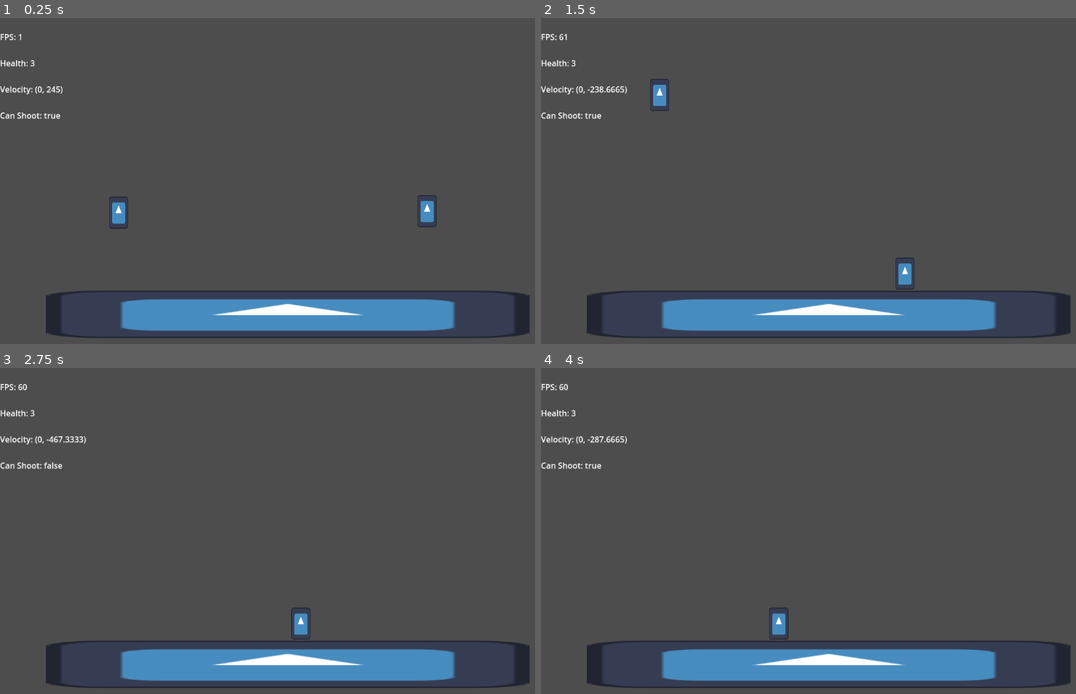
Above: before the commit, frames 1-4 (two rows, left to right).
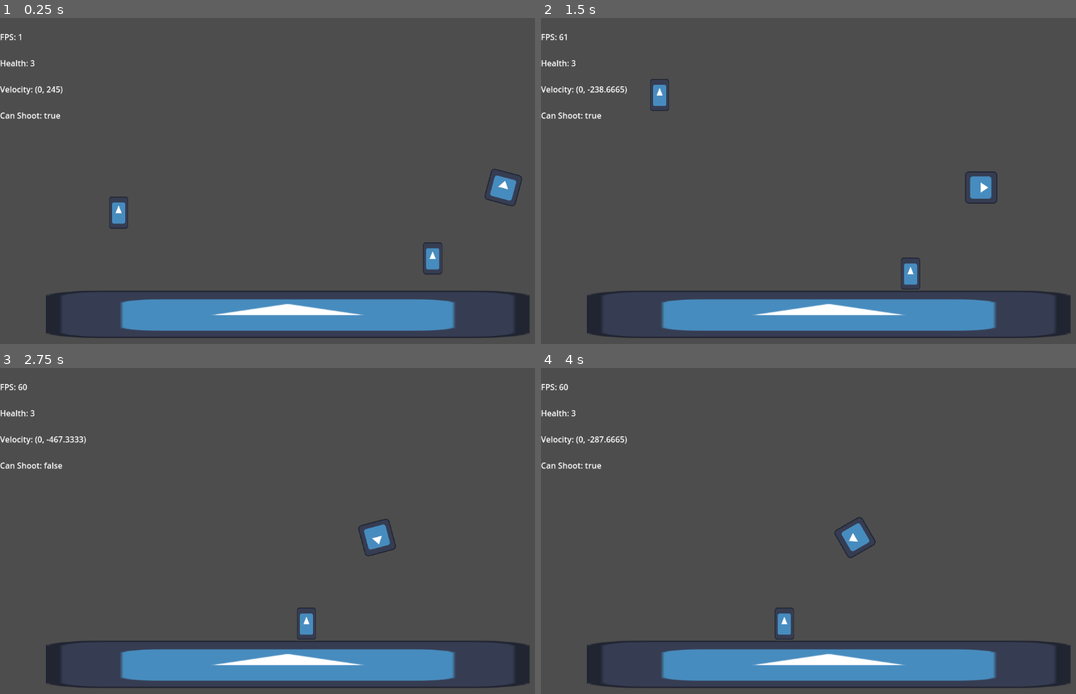
Above: after the commit, the same moments.

Repository: elcosas/Jetpack-Joyride
Game: Godot game, scene res://scenes/level.tscn
Two runs of this game, one before a commit and one after it. Both use one fixed random seed, a clock stepped at 60 frames per second and the inputs below. The project has no main scene, so this scene is started directly. The engine's default icon, where the game draws it, is replaced by a stand-in: a white triangle on a blue panel in a dark square.
Inputs:
- Up to frame 1 (0.25 s): no input
- Up to frame 2 (1.5 s): hold W (hover) 0.53-1.28 s; tap W (hover) at 1.35 s
- Up to frame 3 (2.75 s): hold W (hover) from 2.03 s (still down)
- Up to frame 4 (4 s): release W (hover) at 2.78 s; tap W (hover) at 2.85 s; hold W (hover) from 3.53 s (still down)

The runs differ from the first frame. In frame 1, 0.8% of the frame differs, in the area x 78-98%, y 46-79%; in frame 2, 0.6%; in frame 3, 0.6%; in frame 4, 0.6%.

Commit message:
added flying obstacle + refactoring
added flying obstacle unit, refactored obstacle into it's own seperate component to avoid having obstacle collisions rely on the actor's physics body, seperated physics objects into layers, started work on factory object

Diff:
--- a/src/project.godot
+++ b/src/project.godot
@@ -28,3 +28,9 @@
 "events": [Object(InputEventKey,"resource_local_to_scene":false,"resource_name":"","device":-1,"window_id":0,"alt_pressed":false,"shift_pressed":false,"ctrl_pressed":false,"meta_pressed":false,"pressed":false,"keycode":0,"physical_keycode":80,"key_label":0,"unicode":112,"echo":false,"script":null)
 ]
 }
+
+[layer_names]
+
+2d_physics/layer_1="Ground"
+2d_physics/layer_2="Actor"
+2d_physics/layer_3="Obstacle"
--- /dev/null
+++ b/src/scenes/flying_unit.tscn
@@ -0,0 +1,30 @@
+[gd_scene load_steps=5 format=3 uid="uid://c8u0f7u7kvm2q"]
+
+[ext_resource type="Script" path="res://scripts/actor.gd" id="1_1ooga"]
+[ext_resource type="Texture2D" uid="uid://dm5a8vuj077t4" path="res://icon.svg" id="1_4jkql"]
+[ext_resource type="Script" path="res://scripts/obstacle_component.gd" id="3_jkn1n"]
+
+[sub_resource type="RectangleShape2D" id="RectangleShape2D_m421o"]
+size = Vector2(60, 60)
+
+[node name="Flying Unit" type="CharacterBody2D"]
+collision_layer = 2
+motion_mode = 1
+script = ExtResource("1_1ooga")
+rotational_velocity = 1.0
+
+[node name="Sprite2D" type="Sprite2D" parent="."]
+scale = Vector2(0.5, 0.5)
+texture = ExtResource("1_4jkql")
+
+[node name="CollisionShape2D" type="CollisionShape2D" parent="."]
+shape = SubResource("RectangleShape2D_m421o")
+
+[node name="ObstacleComponent" type="Area2D" parent="." node_paths=PackedStringArray("body")]
+collision_layer = 4
+collision_mask = 2
+script = ExtResource("3_jkn1n")
+body = NodePath("..")
+
+[node name="CollisionShape2D" type="CollisionShape2D" parent="ObstacleComponent"]
+shape = SubResource("RectangleShape2D_m421o")
--- a/src/scenes/level.tscn
+++ b/src/scenes/level.tscn
@@ -1,9 +1,10 @@
-[gd_scene load_steps=6 format=3 uid="uid://cygpcaplne4en"]
+[gd_scene load_steps=7 format=3 uid="uid://cygpcaplne4en"]
 
 [ext_resource type="Script" path="res://scripts/debug_menu.gd" id="1_f0gmn"]
 [ext_resource type="Texture2D" uid="uid://dm5a8vuj077t4" path="res://icon.svg" id="1_vrptd"]
 [ext_resource type="PackedScene" uid="uid://m2c2k0fn0xx3" path="res://scenes/player.tscn" id="2_vu5gy"]
 [ext_resource type="PackedScene" uid="uid://47ifsyl4fupn" path="res://scenes/patrol_unit.tscn" id="4_886m2"]
+[ext_resource type="PackedScene" uid="uid://c8u0f7u7kvm2q" path="res://scenes/flying_unit.tscn" id="5_ab2tm"]
 
 [sub_resource type="RectangleShape2D" id="RectangleShape2D_gfts0"]
 size = Vector2(65, 65)
@@ -30,4 +31,7 @@
 position = Vector2(235, 354)
 
 [node name="Patrol Unit" parent="." instance=ExtResource("4_886m2")]
-position = Vector2(871, 351)
+position = Vector2(882, 445)
+
+[node name="Flying Unit" parent="." instance=ExtResource("5_ab2tm")]
+position = Vector2(1022, 337)
--- a/src/scenes/patrol_unit.tscn
+++ b/src/scenes/patrol_unit.tscn
@@ -1,13 +1,15 @@
-[gd_scene load_steps=4 format=3 uid="uid://47ifsyl4fupn"]
+[gd_scene load_steps=5 format=3 uid="uid://47ifsyl4fupn"]
 
 [ext_resource type="Texture2D" uid="uid://dm5a8vuj077t4" path="res://icon.svg" id="1_emhi3"]
-[ext_resource type="Script" path="res://scripts/patrol_unit.gd" id="1_yt1pi"]
+[ext_resource type="Script" path="res://scripts/actor.gd" id="1_rdgr4"]
+[ext_resource type="Script" path="res://scripts/obstacle_component.gd" id="3_qrhnd"]
 
 [sub_resource type="RectangleShape2D" id="RectangleShape2D_4p4u6"]
 size = Vector2(38, 65)
 
 [node name="Patrol Unit" type="CharacterBody2D"]
-script = ExtResource("1_yt1pi")
+collision_layer = 2
+script = ExtResource("1_rdgr4")
 
 [node name="Sprite2D" type="Sprite2D" parent="."]
 scale = Vector2(0.3, 0.5)
@@ -15,3 +17,12 @@
 
 [node name="CollisionShape2D" type="CollisionShape2D" parent="."]
 shape = SubResource("RectangleShape2D_4p4u6")
+
+[node name="ObstacleComponent" type="Area2D" parent="." node_paths=PackedStringArray("body")]
+collision_layer = 4
+collision_mask = 2
+script = ExtResource("3_qrhnd")
+body = NodePath("..")
+
+[node name="CollisionShape2D" type="CollisionShape2D" parent="ObstacleComponent"]
+shape = SubResource("RectangleShape2D_4p4u6")
--- a/src/scenes/player.tscn
+++ b/src/scenes/player.tscn
@@ -7,6 +7,8 @@
 size = Vector2(38, 65)
 
 [node name="Player" type="CharacterBody2D"]
+collision_layer = 2
+collision_mask = 5
 script = ExtResource("1_tojov")
 
 [node name="Sprite2D" type="Sprite2D" parent="."]
--- a/src/scripts/actor.gd
+++ b/src/scripts/actor.gd
@@ -1,9 +1,11 @@
 class_name Actor
 extends CharacterBody2D
 ## Simple CharacterBody2D extension that accounts for basic gravity, movement,
-## collision, and input.
+## collision, rotation, and input.
 ## All velocity changes should be made through the child's `_process()`
 ## function. DO NOT OVERRIDE `_physics_process()`
+
+@export var rotational_velocity: float = 0.0
 
 @onready var _gravity: int = (
 	ProjectSettings.get_setting('physics/2d/default_gravity') as int)
@@ -13,6 +15,6 @@
 func _physics_process(delta: float) -> void:
 	if motion_mode == MOTION_MODE_GROUNDED and not is_on_floor():
 		velocity.y += _gravity * delta
+	rotate(rotational_velocity * PI / 180.0)
 	move_and_slide()
 	last_collision = get_last_slide_collision()
-	print(velocity)
--- a/src/scripts/factory.gd
+++ b/src/scripts/factory.gd
@@ -10,3 +10,6 @@
 	var obstacle_inst: Node2D = obstacle.instantiate() as Node2D
 	var y_coord: int = randi_range(y_bounds.min(), y_bounds.max())
 	obstacle_inst.position.y = y_coord
+
+func _ready() -> void:
+	y_bounds
--- /dev/null
+++ b/src/scripts/obstacle_component.gd
@@ -0,0 +1,25 @@
+class_name ObstacleComponent
+extends Area2D
+## Modifies Actor to an Obstacle: a collision object that constantly moves
+## from the right side of the screen to the left, dealing damage to the player
+## on contact
+
+@export var body: Actor
+
+@export var damage: int = 1
+
+@export var move_speed: float = 100.0
+
+func collide(colbody: Node2D) -> void:
+	if colbody is Player:
+		(colbody as Player).take_damage(damage)
+		# free the body so the whole obstacle is removed from the scene
+		body.queue_free()
+		print(name+' detected collision')
+
+func _ready() -> void:
+	# since this is an obstacle, it just needs to have a constant x velocity
+	# to keep up with the rest of the level's objects
+	body.velocity.x = -move_speed
+
+	connect(&'body_entered', collide)
--- a/src/scripts/patrol_unit.gd
+++ /dev/null
@@ -1,20 +0,0 @@
-class_name PatrolUnit
-extends Actor
-## Represents a Patrol Unit: a ground-moving obstacle with the same properties
-## as the player. Ultimately prevents the player from spending too long on the
-## ground to avoid floating obstacles.
-
-@export var damage: int = 1
-
-@export var move_speed: float = 100.0
-
-func _ready() -> void:
-	# since this is an obstacle, it just needs to have a constant x velocity
-	# to keep up with the rest of the level's objects
-	velocity.x = -move_speed
-
-func _process(delta: float) -> void:
-	if last_collision and last_collision.get_collider() is Player:
-		var player_ref: Player = last_collision.get_collider() as Player
-		player_ref.take_damage(damage)
-		queue_free()
